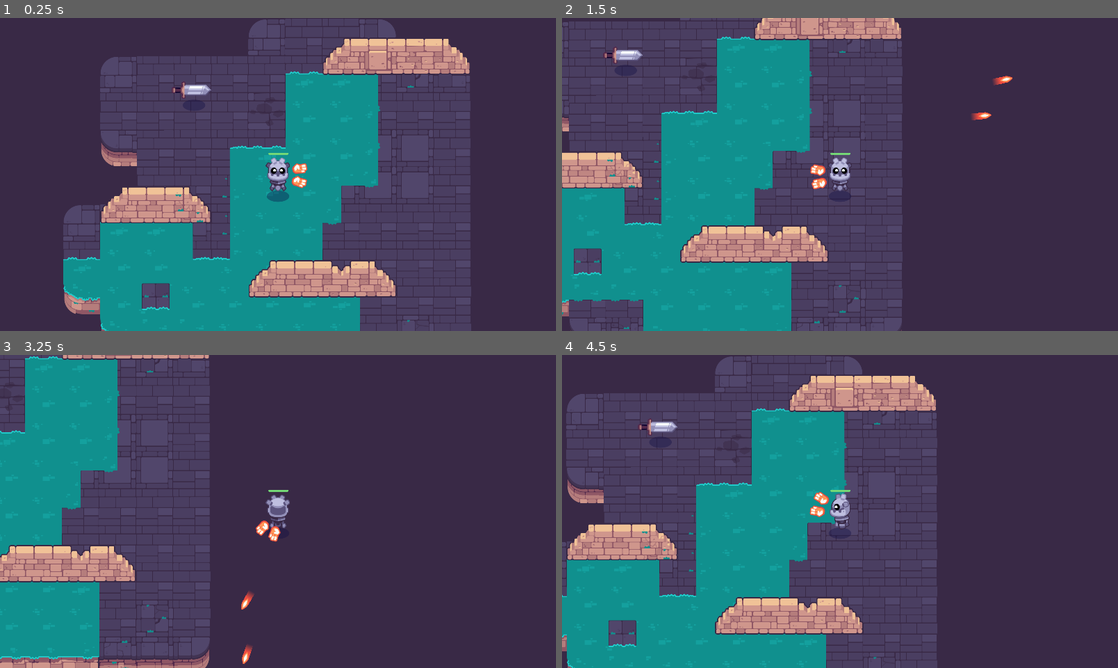
Above: before the commit, frames 1-4 (two rows, left to right).
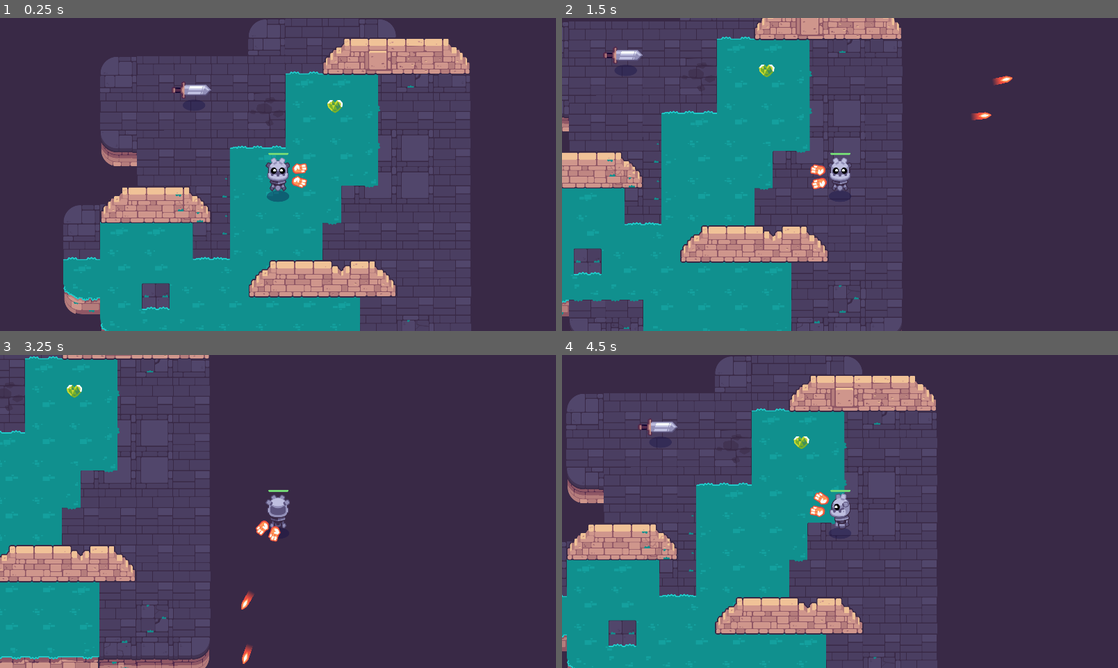
Above: after the commit, the same moments.

Repository: yaliu10/Path-of-Sorcerers-Game
Game: Godot game, scene res://Lessons/test_scene.tscn
The game is run twice, just before and just after one commit, with the same random seed, the same clock (stepped at 60 frames per second) and the same inputs.
Inputs (mouse positions are in pixels of both pictures, inside the frame that each line leads up to):
- Up to frame 1 (0.25 s): no input
- Up to frame 2 (1.5 s): tap Enter at 0.5 s; move the mouse to (962, 158) at 0.52 s; hold Right (move_right) 0.53-1.28 s; click (962, 158) at 0.6 s; tap Space at 0.77 s; move the mouse to (728, 190) at 1.27 s; hold Down (move_down) from 1.28 s (still down); tap Z at 1.35 s
- Up to frame 3 (3.25 s): tap Space at 1.52, 3.02 s; move the mouse to (333, 442) at 2.02 s; release Down (move_down) at 2.03 s; hold Right (move_right) 2.03-2.78 s; click (333, 442) at 2.1 s; move the mouse to (250, 574) at 2.77 s; hold W (move_up) from 2.78 s (still down); tap Z at 2.85 s; click (250, 574) at 2.92 s
- Up to frame 4 (4.5 s): move the mouse to (1006, 558) at 3.52 s; release W (move_up) at 3.53 s; hold Left (move_left) from 3.53 s (still down); click (1006, 558) at 3.6 s; tap Space at 3.77 s; move the mouse to (673, 464) at 4.27 s; tap Z at 4.35 s

The runs differ from the first frame. In frame 1, less than 0.1% of the frame differs, in the area x 58-62%, y 26-31%; in frame 2, less than 0.1%, in the area x 35-39%, y 14-19%; in frame 3, less than 0.1%; in frame 4, less than 0.1%.
Error after the commit: Invalid access to property or key 'texture' on a base object of type 'Nil'. (res://Lessons/pickup.gd:34)

Commit message:
M10L11 in progress

Diff:
--- /dev/null
+++ b/M10.twin_stick_workbook/Lessons/healing_item.gd
@@ -0,0 +1,15 @@
+class_name HealingItem extends Item
+
+@export var healing_amount := 1
+
+# Called when the node enters the scene tree for the first time.
+func _ready() -> void:
+	pass # Replace with function body.
+
+
+# Called every frame. 'delta' is the elapsed time since the previous frame.
+func _process(delta: float) -> void:
+	pass
+
+func use(player: Player) -> void:
+	player.health += healing_amount
--- /dev/null
+++ b/M10.twin_stick_workbook/Lessons/pickup.gd
@@ -0,0 +1,36 @@
+@tool
+class_name Pickup extends Area2D
+
+@export var item: Item = null: set = set_item
+
+@onready var sprite_2d: Sprite2D = %Sprite2D
+@onready var audio_stream_player_2d: AudioStreamPlayer2D = %AudioStreamPlayer2D
+@onready var animation_player: AnimationPlayer = %AnimationPlayer
+
+# Called when the node enters the scene tree for the first time.
+func _ready() -> void:
+	set_item(item)
+
+	animation_player.play("idle")
+	body_entered.connect(func (body: Node2D) -> void:
+		if body is Player:
+			item.use(body)
+		animation_player.play("destroy")
+		set_deferred("monitoring", false)
+		audio_stream_player_2d.play()
+		animation_player.animation_finished.connect(func (animation_name: String) -> void:
+			queue_free()
+		)
+	)
+
+# Called every frame. 'delta' is the elapsed time since the previous frame.
+func _process(delta: float) -> void:
+	pass
+
+
+func set_item(value: Item) -> void:
+	item = value
+	if sprite_2d != null:
+		sprite_2d.texture = item.texture
+	if audio_stream_player_2d != null:
+		audio_stream_player_2d.stream = item.sound_on_pickup
--- /dev/null
+++ b/M10.twin_stick_workbook/Lessons/pickup.tscn
@@ -0,0 +1,91 @@
+[gd_scene load_steps=8 format=3 uid="uid://ct3u3cg7dra6u"]
+
+[ext_resource type="Script" path="res://Lessons/pickup.gd" id="1_jti8f"]
+[ext_resource type="Texture2D" uid="uid://be8lmb157qflx" path="res://pickups/pickup_health.png" id="2_p5oja"]
+[ext_resource type="AudioStream" uid="uid://c2woejhi871h1" path="res://pickups/pickup.wav" id="3_eju18"]
+
+[sub_resource type="CircleShape2D" id="CircleShape2D_5dmyi"]
+radius = 28.0
+
+[sub_resource type="Animation" id="Animation_vt6de"]
+resource_name = "idle"
+length = 1.5
+loop_mode = 1
+tracks/0/type = "value"
+tracks/0/imported = false
+tracks/0/enabled = true
+tracks/0/path = NodePath("Sprite2D:position")
+tracks/0/interp = 1
+tracks/0/loop_wrap = true
+tracks/0/keys = {
+"times": PackedFloat32Array(0, 1, 1.5),
+"transitions": PackedFloat32Array(1, 1, 1),
+"update": 0,
+"values": [Vector2(0, 0), Vector2(0, 15), Vector2(0, 0)]
+}
+tracks/1/type = "value"
+tracks/1/imported = false
+tracks/1/enabled = true
+tracks/1/path = NodePath("CollisionShape2D:position")
+tracks/1/interp = 1
+tracks/1/loop_wrap = true
+tracks/1/keys = {
+"times": PackedFloat32Array(0, 1, 1.5),
+"transitions": PackedFloat32Array(1, 1, 1),
+"update": 0,
+"values": [Vector2(0, -4), Vector2(0, 11), Vector2(0, -4)]
+}
+
+[sub_resource type="Animation" id="Animation_ci1bl"]
+length = 0.001
+tracks/0/type = "value"
+tracks/0/imported = false
+tracks/0/enabled = true
+tracks/0/path = NodePath("Sprite2D:position")
+tracks/0/interp = 1
+tracks/0/loop_wrap = true
+tracks/0/keys = {
+"times": PackedFloat32Array(0),
+"transitions": PackedFloat32Array(1),
+"update": 0,
+"values": [Vector2(0, 0)]
+}
+tracks/1/type = "value"
+tracks/1/imported = false
+tracks/1/enabled = true
+tracks/1/path = NodePath("CollisionShape2D:position")
+tracks/1/interp = 1
+tracks/1/loop_wrap = true
+tracks/1/keys = {
+"times": PackedFloat32Array(0),
+"transitions": PackedFloat32Array(1),
+"update": 0,
+"values": [Vector2(0, -4)]
+}
+
+[sub_resource type="AnimationLibrary" id="AnimationLibrary_iakl3"]
+_data = {
+"RESET": SubResource("Animation_ci1bl"),
+"idle": SubResource("Animation_vt6de")
+}
+
+[node name="Pickup" type="Area2D"]
+script = ExtResource("1_jti8f")
+
+[node name="Sprite2D" type="Sprite2D" parent="."]
+unique_name_in_owner = true
+texture = ExtResource("2_p5oja")
+
+[node name="CollisionShape2D" type="CollisionShape2D" parent="."]
+position = Vector2(0, -4)
+shape = SubResource("CircleShape2D_5dmyi")
+
+[node name="AudioStreamPlayer2D" type="AudioStreamPlayer2D" parent="."]
+unique_name_in_owner = true
+stream = ExtResource("3_eju18")
+
+[node name="AnimationPlayer" type="AnimationPlayer" parent="."]
+unique_name_in_owner = true
+libraries = {
+"": SubResource("AnimationLibrary_iakl3")
+}
--- a/M10.twin_stick_workbook/Lessons/test_scene.tscn
+++ b/M10.twin_stick_workbook/Lessons/test_scene.tscn
@@ -1,8 +1,9 @@
-[gd_scene load_steps=4 format=3 uid="uid://bbn05jcrhnwcr"]
+[gd_scene load_steps=5 format=3 uid="uid://bbn05jcrhnwcr"]
 
 [ext_resource type="PackedScene" uid="uid://cu2rb5dl4ljte" path="res://levels/rooms/room_a.tscn" id="1_choxl"]
 [ext_resource type="PackedScene" uid="uid://uerrtael14n4" path="res://Lessons/player.tscn" id="2_wmhi6"]
 [ext_resource type="PackedScene" uid="uid://bw86xoed5wr6e" path="res://Lessons/mob.tscn" id="3_e181m"]
+[ext_resource type="PackedScene" uid="uid://ct3u3cg7dra6u" path="res://Lessons/pickup.tscn" id="4_2uaw4"]
 
 [node name="Node2D" type="Node2D"]
 
@@ -14,3 +15,6 @@
 
 [node name="Mob" parent="." instance=ExtResource("3_e181m")]
 position = Vector2(444, 244)
+
+[node name="Pickup" parent="." instance=ExtResource("4_2uaw4")]
+position = Vector2(940, 297)
--- /dev/null
+++ b/M10.twin_stick_workbook/item.gd
@@ -0,0 +1,10 @@
+class_name Item extends Resource
+
+@export var display_name := ""
+@export var texture: Texture2D = null
+@export var sound_on_pickup: AudioStream = null
+
+
+# Called when the node enters the scene tree for the first time.
+func use(player: Player) -> void:
+	pass
